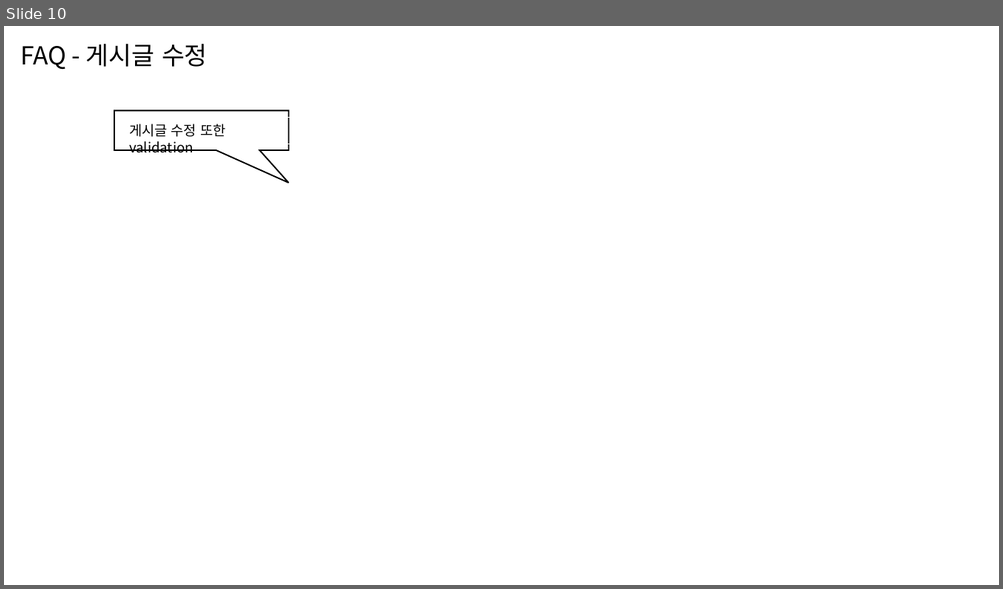
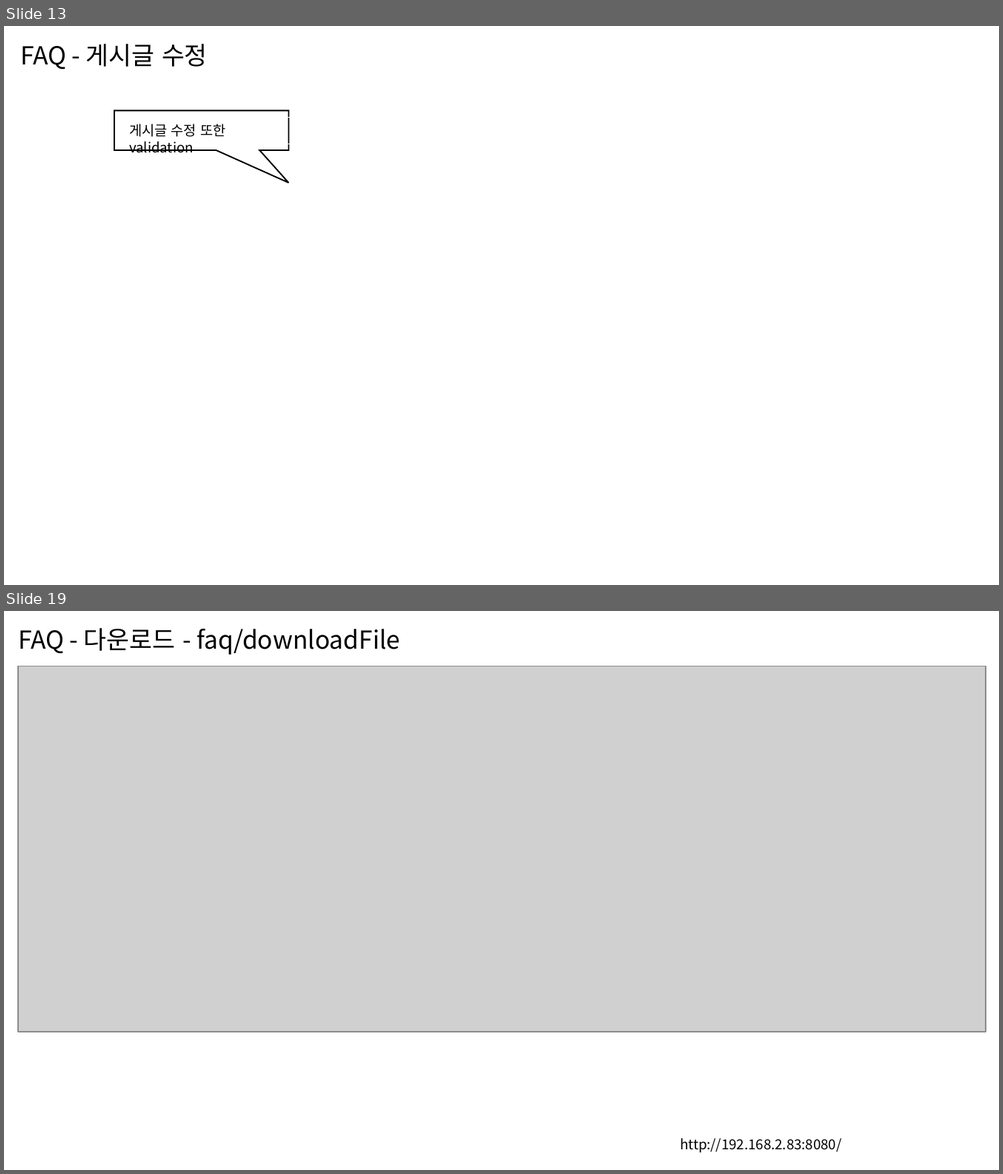
Before and after one commit to sksskdf/Spring_Projects-Java, a slide deck: demo/스마트 휴먼케어.pptx. Shown one above the other, each under a label of ours: slide 10 before the commit, slides 13 and 19 after it; the slides between them are not shown. The pictures are 1003x589 and 1003x1174 pixels, drawn with LibreOffice and Linux fonts; fonts in the diff are those of the drawing; grey boxes stand for pictures; background and template pictures are left out. Boxes give left, top, right and bottom in pixels: in the first picture for what was removed or moved away, otherwise in the second. Text is boxed around its words. In the diff, an @@ line names an element or a change of style, - is before the commit and + after.

```diff
--- a/demo/스마트 휴먼케어.pptx
+++ b/demo/스마트 휴먼케어.pptx
@@ slide 19 added at (4,611,999,1170), background #FFFFFF @@
@@ rectangle added at (8,620,432,660), outline #FFFFFF 0 pt, 18 pt, text #000000 @@
+FAQ - 다운로드 - faq/downloadFile
@@ picture added at (18,666,986,1032) @@
@@ text added at (680,1139,841,1153), 10 pt, text #000000 @@
+http://192.168.2.83:8080/
@@ what was slide 10 is now slide 13 @@
```
Also in this commit, not shown: 6 slides changed, 8 other slides added, 3 other files.
